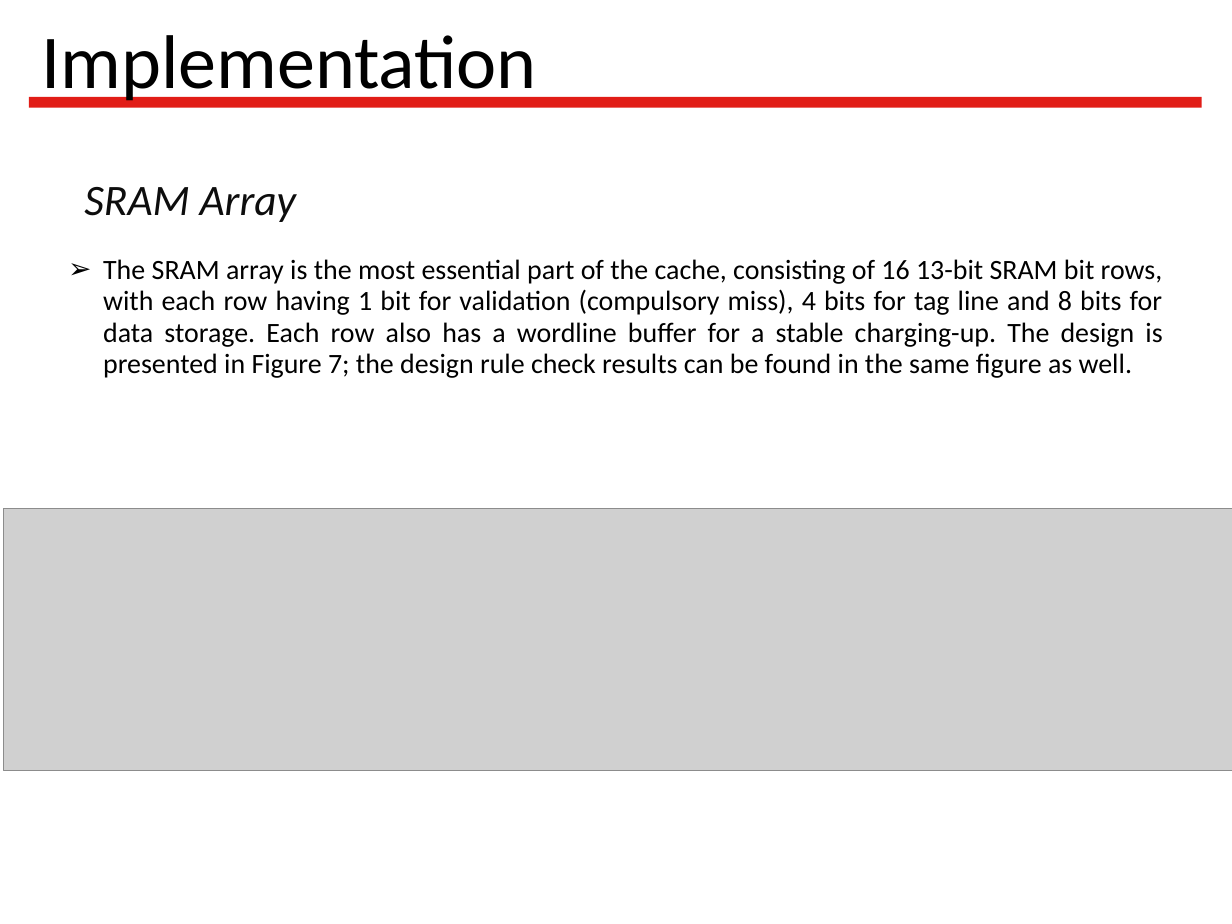
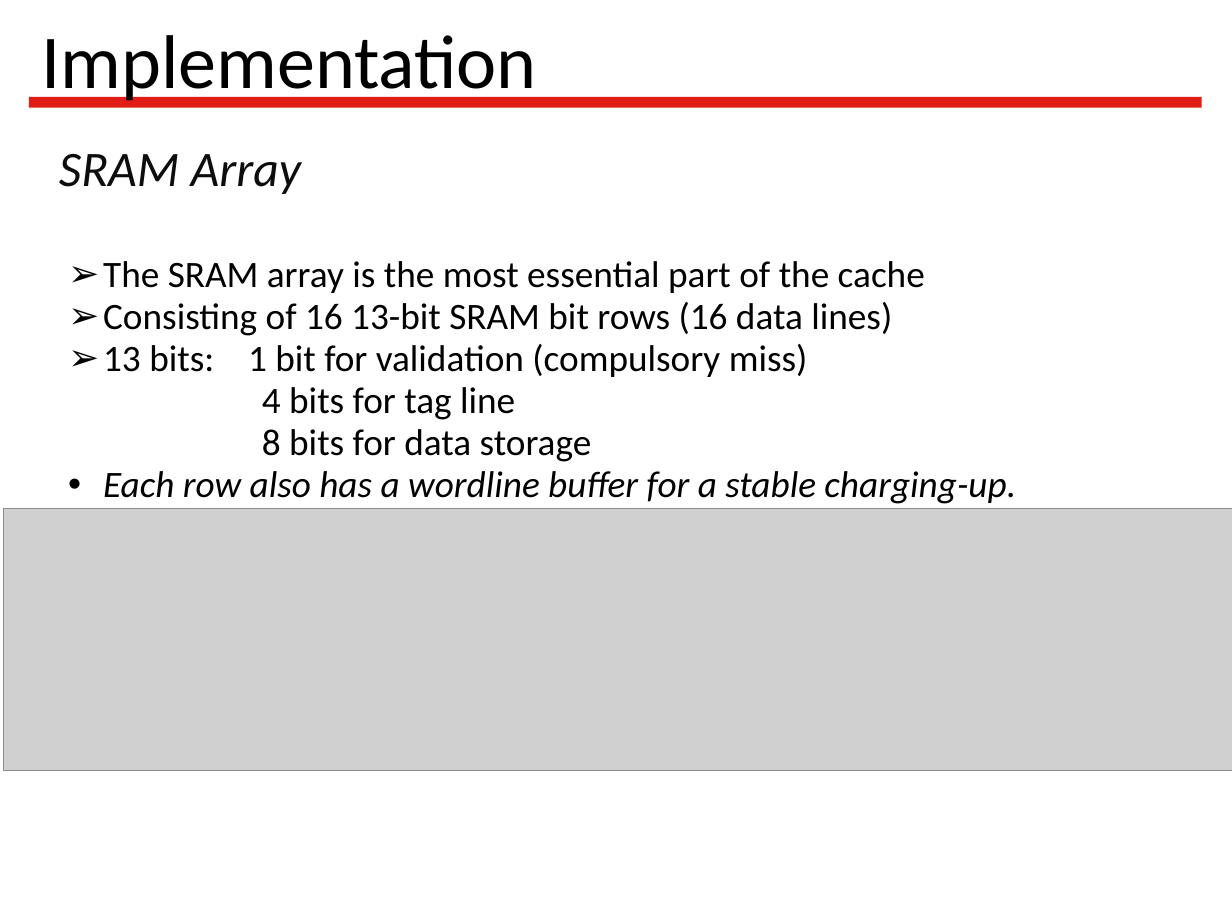
Before and after one commit to Latootoo/ECSE_548, a slide deck: slide 10 of Reports/presentation/Vlsi_project_presentation.ppt (slide 11 before the commit). Drawn at 1232x924 pixels with LibreOffice and Linux fonts; fonts in the diff are those of the drawing; grey boxes stand for pictures; background and template pictures are left out. Boxes give left, top, right and bottom in pixels: in the first picture for what was removed or moved away, otherwise in the second. Text is boxed around its words. In the diff, an @@ line names an element or a change of style, - is before the commit and + after.

Commit message:
presentation slides
Change of Yan and Viola’s part

```diff
--- a/Reports/presentation/Vlsi_project_presentation.ppt
+++ b/Reports/presentation/Vlsi_project_presentation.ppt
@@ text "SRAM Array" moved from (x1=84, y1=187, x2=297, y2=222) to (x1=59, y1=154, x2=301, y2=194) @@
@@ text "SRAM Array" at (x1=59, y1=154, x2=301, y2=194): size 28 to 32 pt @@
@@ text at (x1=103, y1=261, x2=1016, y2=504): text changed; size 18 to 24 pt @@
-➢ The SRAM array is the most essential part of the cache, consisting of 16 13-bit SRAM bit rows, with each row having 1 bit for validation (compulsory miss), 4 bits for tag line and 8 bits for data storage. Each row also has a wordline buffer for a stable charging-up. The design is presented in Figure 7; the design rule check results can be found in the same figure as well.
+➢ The SRAM array is the most essential part of the cache
+➢ Consisting of 16 13-bit SRAM bit rows (16 data lines)
+➢ 13 bits: 1 bit for validation (compulsory miss)
+4 bits for tag line
+8 bits for data storage
+• Each row also has a wordline buffer for a stable charging-up.
```
Also in this commit, not shown: 4 other slides changed, 2 slides added, 1 slide removed.
